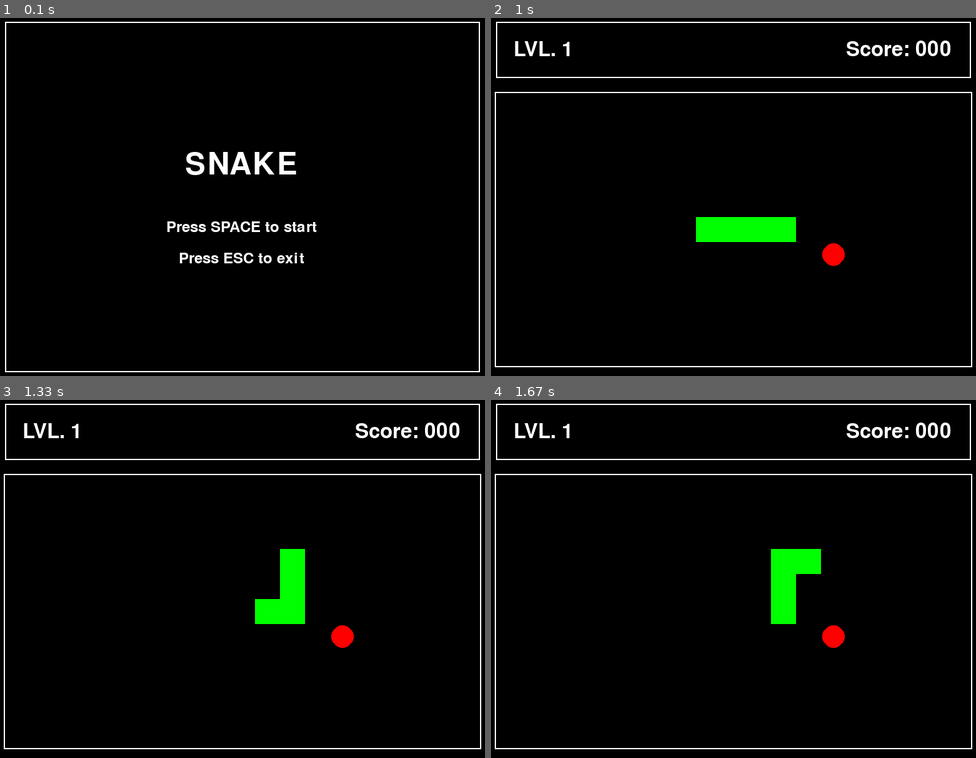
Above: before the commit, frames 1-4 (two rows, left to right).
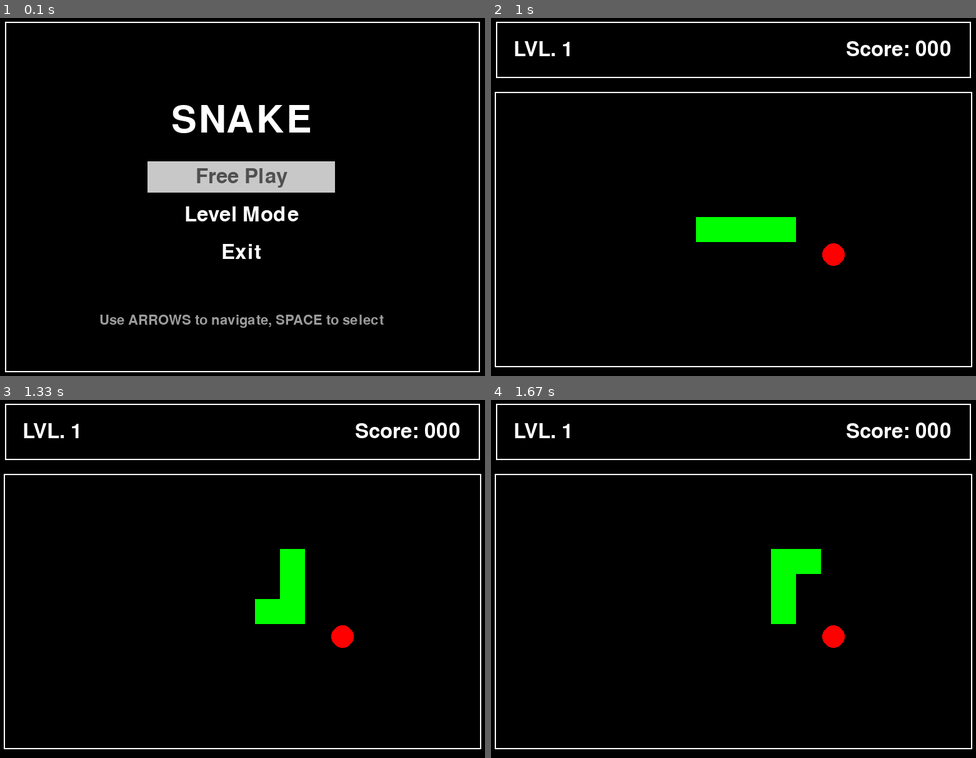
Above: after the commit, the same moments.

Repository: Moigh/Python_Tasks
Game: pygame game, started from SnakeGame/main.py
Same seed, same stepped clock (60 frames per second), same inputs: the game is played once before the commit and once after it.
Inputs:
- Up to frame 1 (0.1 s): no input
- Up to frame 2 (1 s): tap Enter at 0.33 s; tap Space at 0.67 s
- Up to frame 3 (1.33 s): hold Up from 1 s (still down); tap Space at 1.07 s
- Up to frame 4 (1.67 s): tap Space at 1.37, 1.57 s; release Up at 1.47 s; hold Right from 1.5 s (still down)

The runs differ from the first frame. In frame 1, 7.0% of the frame differs, in the area x 20-80%, y 24-87%; in frame 2, nothing differs; in frame 3, nothing differs; in frame 4, nothing differs.

Commit message:
new menu with choise

Diff:
--- a/SnakeGame/game/screens.py
+++ b/SnakeGame/game/screens.py
@@ -17,14 +17,30 @@
         pass
 
 class MenuScreen(GameState):
+    def __init__(self, width, height):
+        super().__init__(width, height)
+        self.options = ["Free Play", "Level Mode", "Exit"]
+        self.selected_index = 0
+        self.option_width = 300
+        self.option_height = 50
+
     def handle_events(self, events):
         for event in events:
             if event.type == pygame.KEYDOWN:
-                if event.key == pygame.K_SPACE:
-                    # Переходим к игровому экрану
-                    return GameScreen(self.width, self.height)
+                if event.key == pygame.K_UP:
+                    self.selected_index = (self.selected_index - 1) % len(self.options)
+                elif event.key == pygame.K_DOWN:
+                    self.selected_index = (self.selected_index + 1) % len(self.options)
+                elif event.key == pygame.K_SPACE:
+                    if self.selected_index == 0:  # Free Play
+                        return GameScreen(self.width, self.height)
+                    elif self.selected_index == 1:  # Level Mode
+                        print("Level Mode selected - not implemented yet")
+                        return self  # Пока остаемся в меню
+                    elif self.selected_index == 2:  # Exit
+                        return None
                 elif event.key == pygame.K_ESCAPE:
-                    return None  # Выход из игры
+                    return None
         return self
 
     def draw(self, screen):
@@ -35,20 +51,35 @@
         pygame.draw.rect(screen, (255, 255, 255), (self.MARGIN, self.MARGIN, 760, 560), 2)
 
         # Заголовок игры
-        font = pygame.font.Font(None, 72)
+        font = pygame.font.Font(None, 90)
         title_text = font.render("SNAKE", True, (255, 255, 255))
-        title_rect = title_text.get_rect(center=(self.width//2, self.height//2 - 50))
+        title_rect = title_text.get_rect(center=(self.width//2, self.height//2 - 120))
         screen.blit(title_text, title_rect)
 
+        # Опции меню
+        font = pygame.font.Font(None, 48)
+        for i, option in enumerate(self.options):
+            # Позиция для опции
+            option_rect = pygame.Rect(0, 0, self.option_width, self.option_height)
+            option_rect.center = (self.width//2, self.height//2 - 30 + i * 60)
+
+            # Рисуем прямоугольник для выбранной опции
+            if i == self.selected_index:
+                pygame.draw.rect(screen, (200, 200, 200), option_rect)  # Светло-серый фон
+                text_color = (80, 80, 80)  # Темно-серый текст
+            else:
+                text_color = (255, 255, 255)  # Белый текст
+
+            # Рисуем текст опции
+            option_text = font.render(option, True, text_color)
+            text_rect = option_text.get_rect(center=option_rect.center)
+            screen.blit(option_text, text_rect)
+
         # Инструкция
-        font = pygame.font.Font(None, 36)
-        start_text = font.render("Press SPACE to start", True, (255, 255, 255))
-        start_rect = start_text.get_rect(center=(self.width//2, self.height//2 + 50))
-        screen.blit(start_text, start_rect)
-
-        exit_text = font.render("Press ESC to exit", True, (255, 255, 255))
-        exit_rect = exit_text.get_rect(center=(self.width//2, self.height//2 + 100))
-        screen.blit(exit_text, exit_rect)
+        font = pygame.font.Font(None, 32)
+        instruction_text = font.render("Use ARROWS to navigate, SPACE to select", True, (155, 155, 155))
+        instruction_rect = instruction_text.get_rect(center=(self.width//2, self.height//2 + 200))
+        screen.blit(instruction_text, instruction_rect)
 
 class GameScreen(GameState):
     def __init__(self, width, height):
